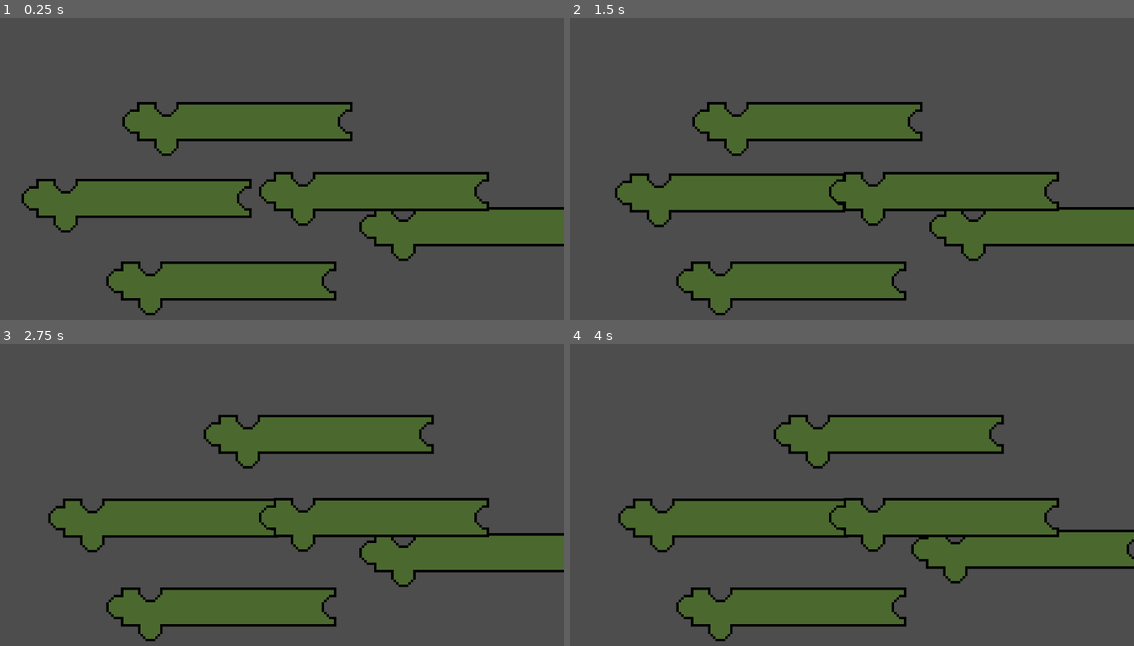
Above: before the commit, frames 1-4 (two rows, left to right).
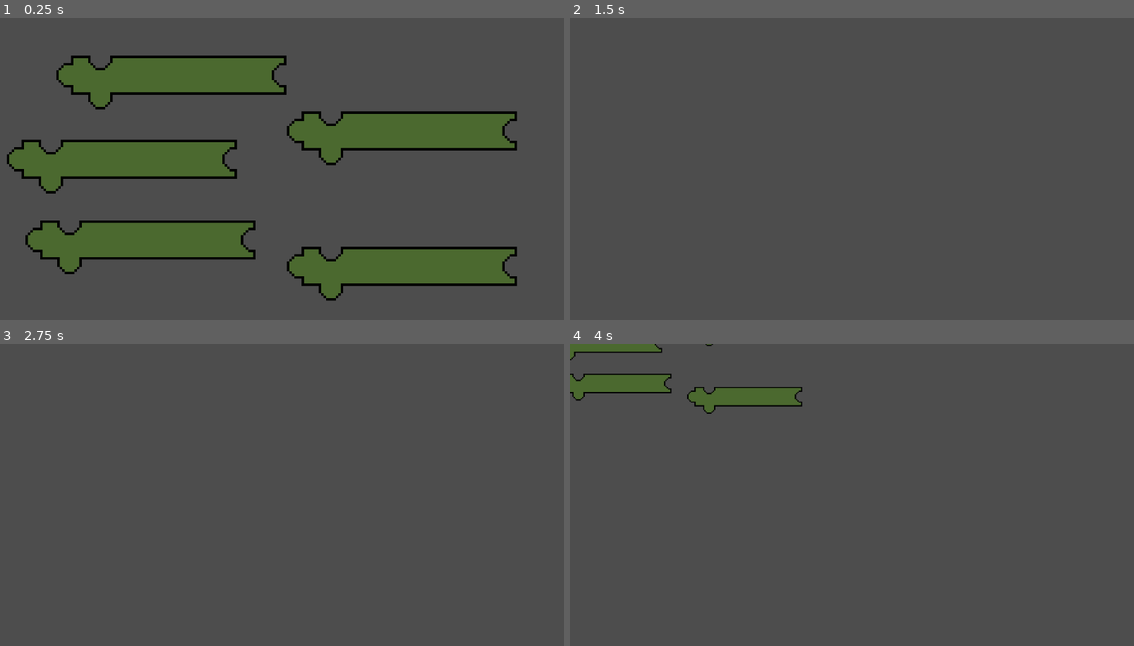
Above: after the commit, the same moments.

Repository: MoonBasedKas/pizzaProtocol
Game: Godot game, scene res://scenes/codeMenu.tscn
The game is run twice, just before and just after one commit, with the same random seed, the same clock (stepped at 60 frames per second) and the same inputs. This scene is started directly instead of the project's main scene.
Inputs (mouse positions are in pixels of both pictures, inside the frame that each line leads up to):
- Up to frame 1 (0.25 s): no input
- Up to frame 2 (1.5 s): tap Enter at 0.5 s; move the mouse to (976, 159) at 0.52 s; hold Down (scroll_Down, bound only after the commit) 0.53-1.28 s; click (976, 159) at 0.67 s; tap Left (scroll_Left, bound only after the commit) at 0.8, 1.35 s; move the mouse to (739, 193) at 1.27 s; click (739, 193) at 1.42 s
- Up to frame 3 (2.75 s): tap Right (scroll_Right, bound only after the commit) at 1.55 s; tap Space at 2 s; move the mouse to (338, 431) at 2.02 s; hold Right (scroll_Right, bound only after the commit) from 2.03 s (still down); click (338, 431) at 2.17 s; tap Up (scroll_Up, bound only after the commit) at 2.3 s
- Up to frame 4 (4 s): tap Enter at 2.75 s; move the mouse to (823, 564) at 2.77 s; release Right (scroll_Right, bound only after the commit) at 2.78 s; tap Up (scroll_Up, bound only after the commit) at 2.85 s; click (823, 564) at 2.92 s; tap Shift (speed_Up_Scroll, bound only after the commit) at 3.05, 3.6 s; tap Space at 3.5 s; move the mouse to (1021, 549) at 3.52 s; click (1021, 549) at 3.67 s; tap - (zoom_In, bound only after the commit) at 3.8 s

The runs differ from the first frame. In frame 1, 47% of the frame differs, in the area x 1-100%, y 12-99%; in frame 2, 25%; in frame 3, 25%; in frame 4, 28%.

Commit message:
Basic camera controls added

Diff:
--- a/pizzaprotocol/project.godot
+++ b/pizzaprotocol/project.godot
@@ -26,6 +26,41 @@
 "events": [Object(InputEventMouseButton,"resource_local_to_scene":false,"resource_name":"","device":-1,"window_id":0,"a …(253 unchanged characters)…
 ]
 }
+scroll_Up={
+"deadzone": 0.2,
+"events": [Object(InputEventKey,"resource_local_to_scene":false,"resource_name":"","device":-1,"window_id":0,"alt_pressed":false,"shift_pressed":false,"ctrl_pressed":false,"meta_pressed":false,"pressed":false,"keycode":0,"physical_keycode":4194320,"key_label":0,"unicode":0,"location":0,"echo":false,"script":null)
+]
+}
+scroll_Down={
+"deadzone": 0.2,
+"events": [Object(InputEventKey,"resource_local_to_scene":false,"resource_name":"","device":-1,"window_id":0,"alt_pressed":false,"shift_pressed":false,"ctrl_pressed":false,"meta_pressed":false,"pressed":false,"keycode":0,"physical_keycode":4194322,"key_label":0,"unicode":0,"location":0,"echo":false,"script":null)
+]
+}
+scroll_Left={
+"deadzone": 0.2,
+"events": [Object(InputEventKey,"resource_local_to_scene":false,"resource_name":"","device":-1,"window_id":0,"alt_pressed":false,"shift_pressed":false,"ctrl_pressed":false,"meta_pressed":false,"pressed":false,"keycode":0,"physical_keycode":4194319,"key_label":0,"unicode":0,"location":0,"echo":false,"script":null)
+]
+}
+scroll_Right={
+"deadzone": 0.2,
+"events": [Object(InputEventKey,"resource_local_to_scene":false,"resource_name":"","device":-1,"window_id":0,"alt_pressed":false,"shift_pressed":false,"ctrl_pressed":false,"meta_pressed":false,"pressed":false,"keycode":0,"physical_keycode":4194321,"key_label":0,"unicode":0,"location":0,"echo":false,"script":null)
+]
+}
+zoom_In={
+"deadzone": 0.2,
+"events": [Object(InputEventKey,"resource_local_to_scene":false,"resource_name":"","device":-1,"window_id":0,"alt_pressed":false,"shift_pressed":false,"ctrl_pressed":false,"meta_pressed":false,"pressed":false,"keycode":0,"physical_keycode":45,"key_label":0,"unicode":45,"location":0,"echo":false,"script":null)
+]
+}
+zoom_Out={
+"deadzone": 0.2,
+"events": [Object(InputEventKey,"resource_local_to_scene":false,"resource_name":"","device":-1,"window_id":0,"alt_pressed":false,"shift_pressed":false,"ctrl_pressed":false,"meta_pressed":false,"pressed":false,"keycode":0,"physical_keycode":61,"key_label":0,"unicode":61,"location":0,"echo":false,"script":null)
+]
+}
+speed_Up_Scroll={
+"deadzone": 0.2,
+"events": [Object(InputEventKey,"resource_local_to_scene":false,"resource_name":"","device":-1,"window_id":0,"alt_pressed":false,"shift_pressed":false,"ctrl_pressed":false,"meta_pressed":false,"pressed":false,"keycode":0,"physical_keycode":4194325,"key_label":0,"unicode":0,"location":0,"echo":false,"script":null)
+]
+}
 
 [rendering]
 
--- /dev/null
+++ b/pizzaprotocol/scenes/camera_2d.gd
@@ -0,0 +1,25 @@
+extends Camera2D
+
+var speed = 1000
+
+
+# Manages camera controls.
+func _process(delta):
+	if Input.is_action_just_pressed("zoom_In"):
+		zoom *= .5
+	if Input.is_action_just_pressed("zoom_Out"):
+		zoom *= 2
+
+	if Input.is_action_just_pressed("speed_Up_Scroll"):
+		speed = 10000
+	if Input.is_action_just_released("speed_Up_Scroll"):
+		speed = 1000
+
+	if Input.is_action_pressed("scroll_Up"):
+		global_position += Vector2(0, -speed * delta)
+	if Input.is_action_pressed("scroll_Down"):
+		global_position += Vector2(0, speed * delta)
+	if Input.is_action_pressed("scroll_Left"):
+		global_position += Vector2(-speed * delta, 0)
+	if Input.is_action_pressed("scroll_Right"):
+		global_position += Vector2(speed * delta, 0)
--- a/pizzaprotocol/scenes/codeMenu.tscn
+++ b/pizzaprotocol/scenes/codeMenu.tscn
@@ -1,20 +1,24 @@
-[gd_scene load_steps=2 format=3 uid="uid://cqcoknf12ki0m"]
+[gd_scene load_steps=3 format=3 uid="uid://cqcoknf12ki0m"]
 
 [ext_resource type="PackedScene" uid="uid://k44tu0keq5af" path="res://codeBlocks/GenericCodeBlock.tscn" id="1_v6n8u"]
+[ext_resource type="Script" uid="uid://cuon6kbfxo6sg" path="res://scenes/camera_2d.gd" id="2_3c773"]
 
 [node name="Node2D" type="Node2D"]
 
 [node name="GenericCodeBlock5" parent="." instance=ExtResource("1_v6n8u")]
-position = Vector2(451, 541)
+position = Vector2(-328, -32)
 
 [node name="GenericCodeBlock4" parent="." instance=ExtResource("1_v6n8u")]
-position = Vector2(968, 430)
+position = Vector2(-290, 133)
 
 [node name="GenericCodeBlock3" parent="." instance=ExtResource("1_v6n8u")]
-position = Vector2(278, 372)
+position = Vector2(-227, -204)
 
 [node name="GenericCodeBlock" parent="." instance=ExtResource("1_v6n8u")]
-position = Vector2(484, 215)
+position = Vector2(244, -90)
 
 [node name="GenericCodeBlock2" parent="." instance=ExtResource("1_v6n8u")]
-position = Vector2(763, 358)
+position = Vector2(244, 187)
+
+[node name="Camera2D" type="Camera2D" parent="."]
+script = ExtResource("2_3c773")
Not shown, added: pizzaprotocol/scenes/camera_2d.gd.uid
